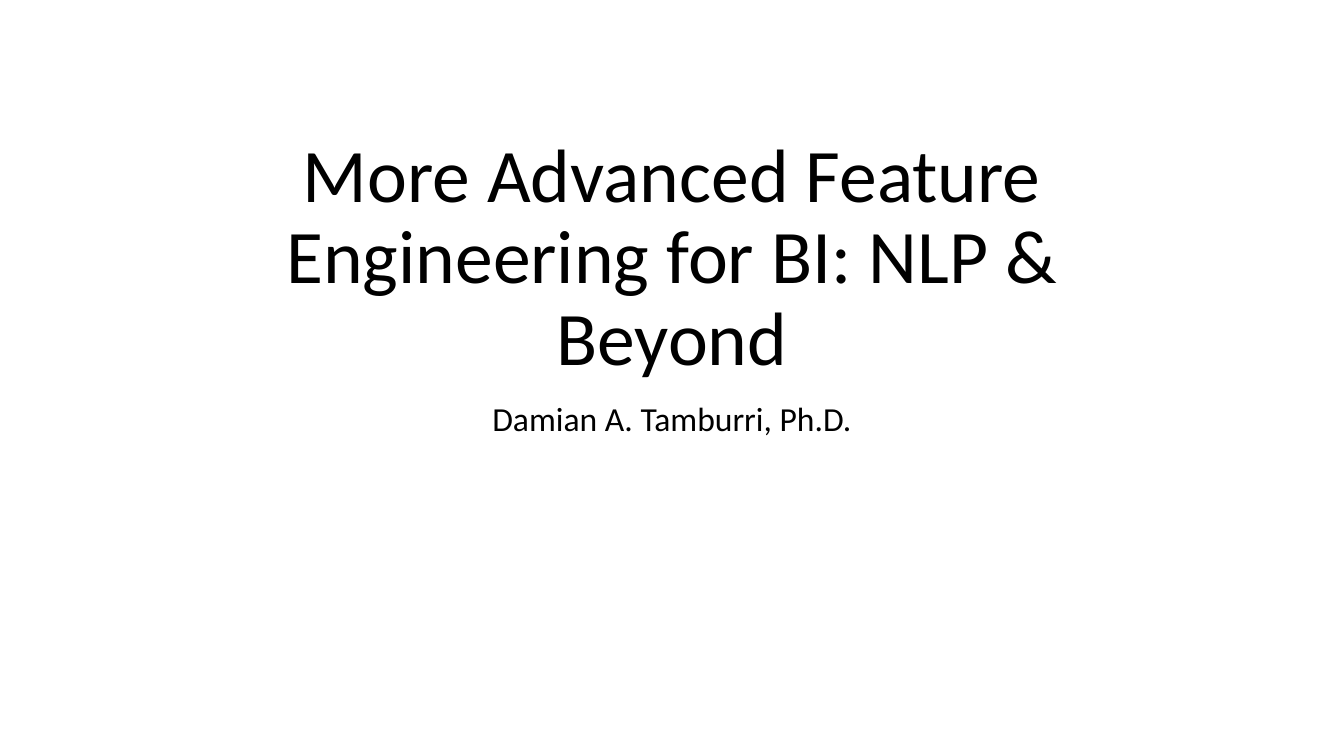
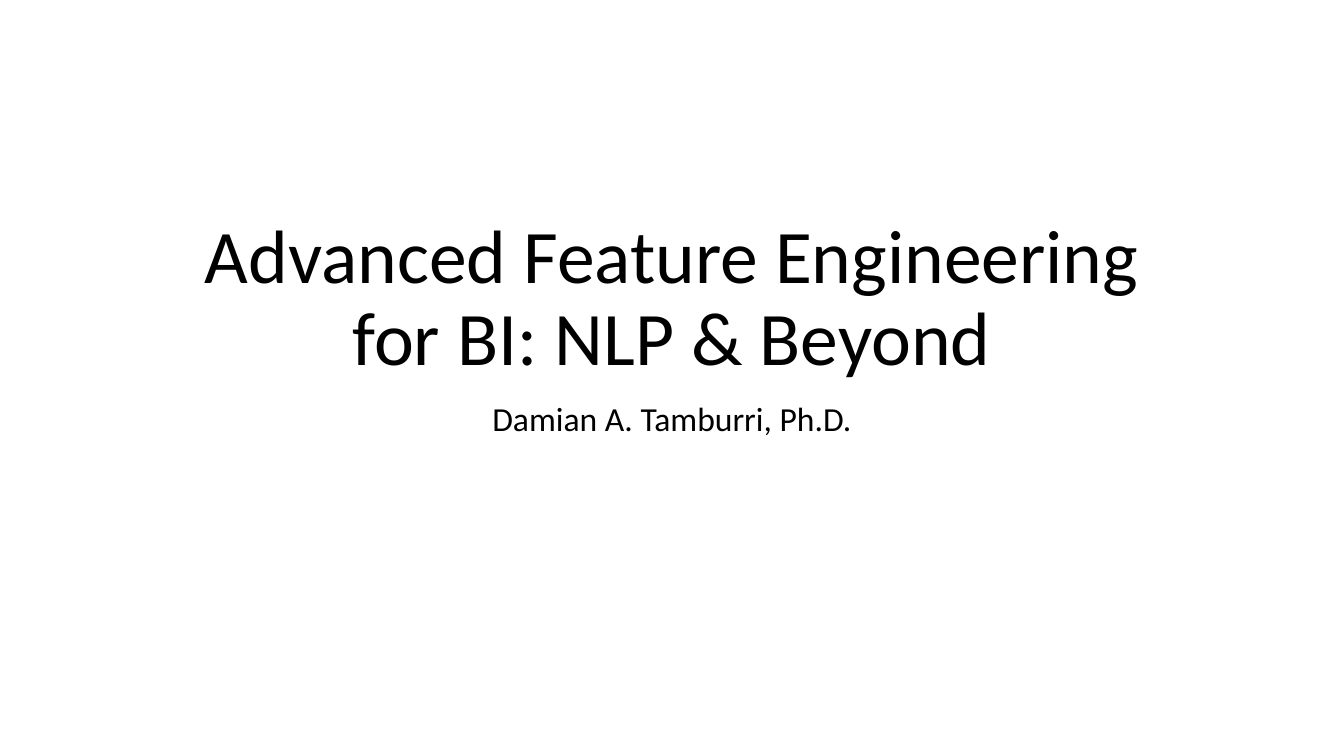
Before and after one commit to maelstromdat/MediTechBigData, a slide deck: slide 1 of 5. Adv. Feature Engineering.pptx. Drawn at 1344x756 pixels with LibreOffice and Linux fonts; fonts in the diff are those of the drawing. Boxes give left, top, right and bottom in pixels: in the first picture for what was removed or moved away, otherwise in the second. Text is boxed around its words. In the diff, an @@ line names an element or a change of style, - is before the commit and + after.

Commit message:
edited slides

```diff
--- a/5. Adv. Feature Engineering.pptx
+++ b/5. Adv. Feature Engineering.pptx
@@ title at <box>205,230,1138,378</box>: text changed @@
-More Advanced Feature Engineering for BI: NLP & Beyond
+Advanced Feature Engineering for BI: NLP & Beyond
```
Also in this commit, not shown: 14 slides added, 1 slide removed, 1 other file.
